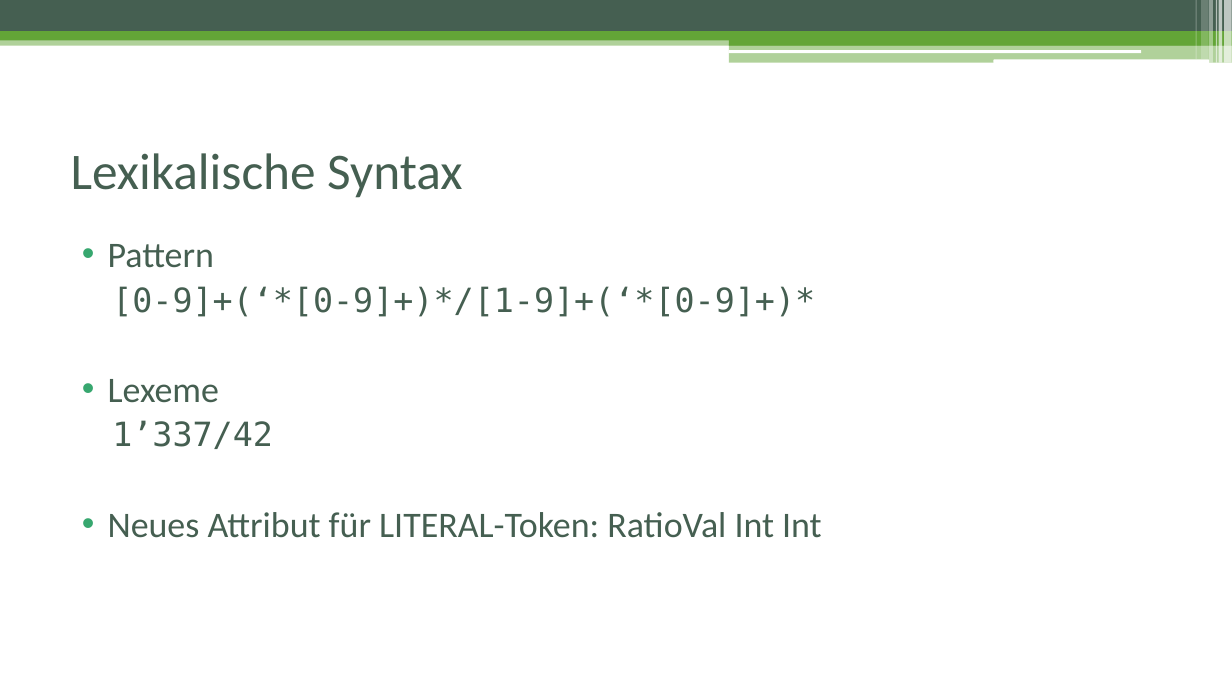
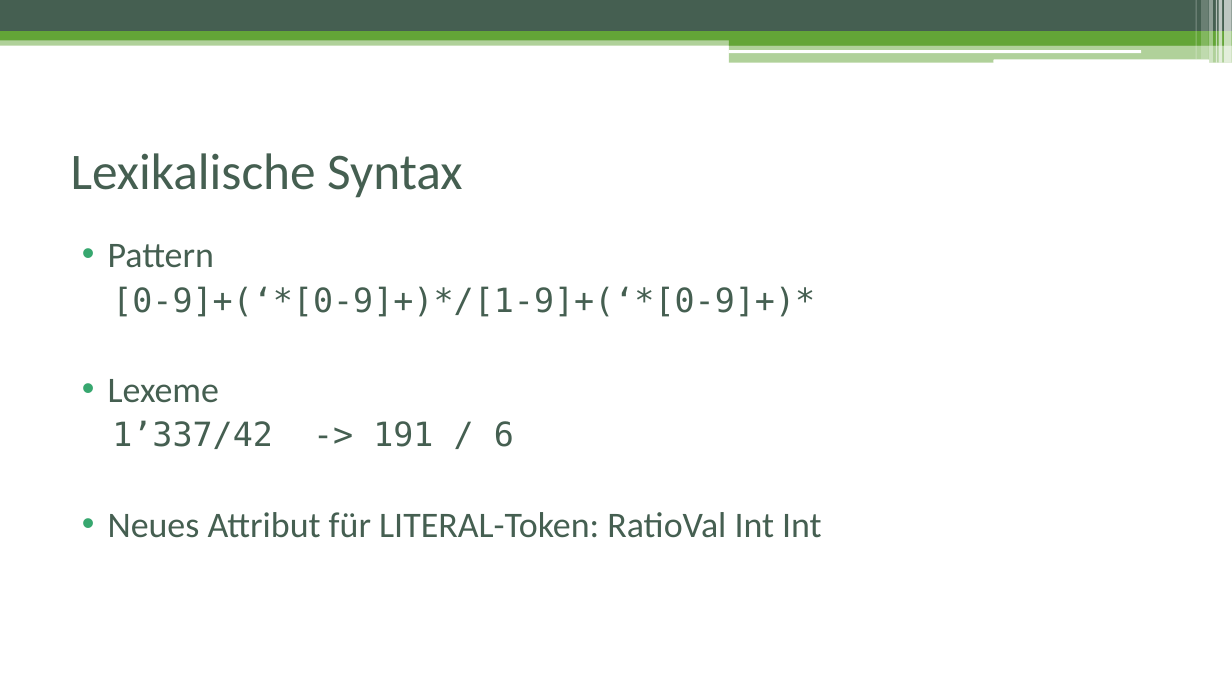
Before and after one commit to cguedel/fhnw-cpib, a slide deck: slide 3 of docs/Präsentation_Zwischenbericht.pptx. Drawn at 1232x693 pixels with LibreOffice and Linux fonts; fonts in the diff are those of the drawing. Boxes give left, top, right and bottom in pixels: in the first picture for what was removed or moved away, otherwise in the second. Text is boxed around its words. In the diff, an @@ line names an element or a change of style, - is before the commit and + after.

```diff
--- a/docs/Präsentation_Zwischenbericht.pptx
+++ b/docs/Präsentation_Zwischenbericht.pptx
@@ text at (112,420,514,449): text changed @@
-  1’337/42
+  1’337/42 -> 191 / 6
```
Also in this commit, not shown: 1 other slide changed.
